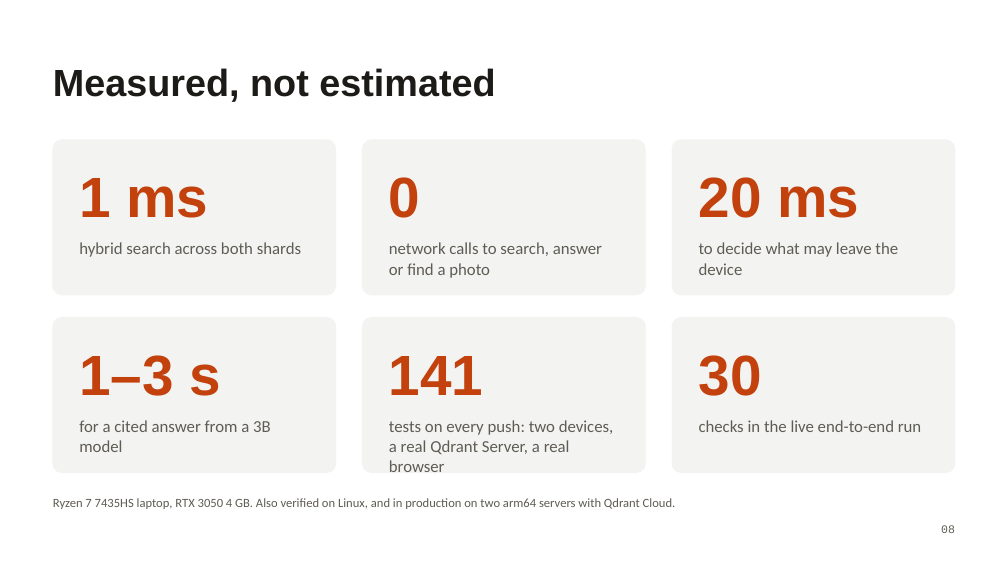
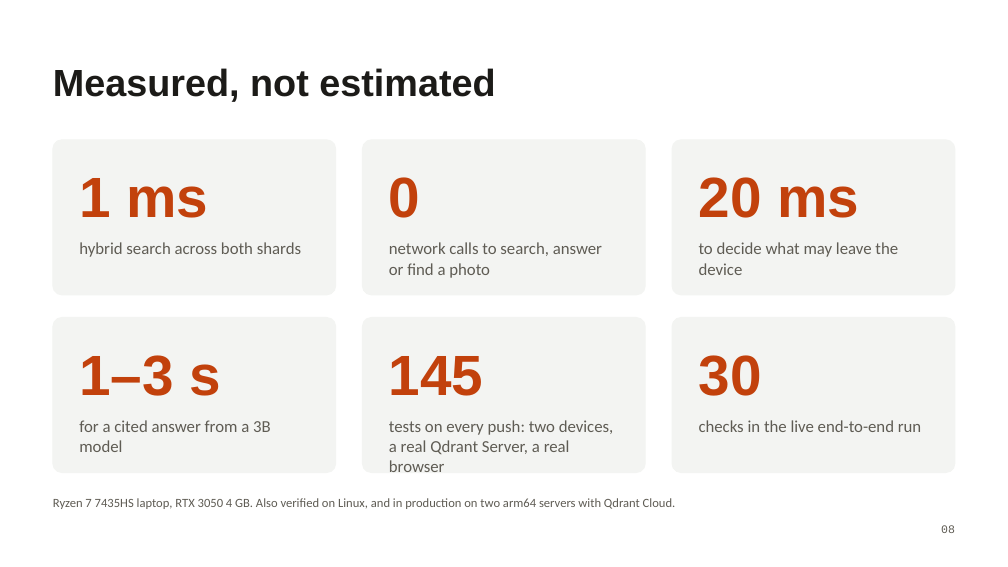
Before and after one commit to yabhinav1/fieldmind, a slide deck: slide 8 of docs/FieldMind-Compilers.pptx. Drawn at 1008x567 pixels with LibreOffice and Linux fonts; fonts in the diff are those of the drawing. Boxes give left, top, right and bottom in pixels: in the first picture for what was removed or moved away, otherwise in the second. Text is boxed around its words. In the diff, an @@ line names an element or a change of style, - is before the commit and + after.

```diff
--- a/docs/FieldMind-Compilers.pptx
+++ b/docs/FieldMind-Compilers.pptx
@@ text at <box>389,356,484,396</box>: text changed @@
-141
+145
```
Also in this commit, not shown: 1 other slide changed, 14 other files.
